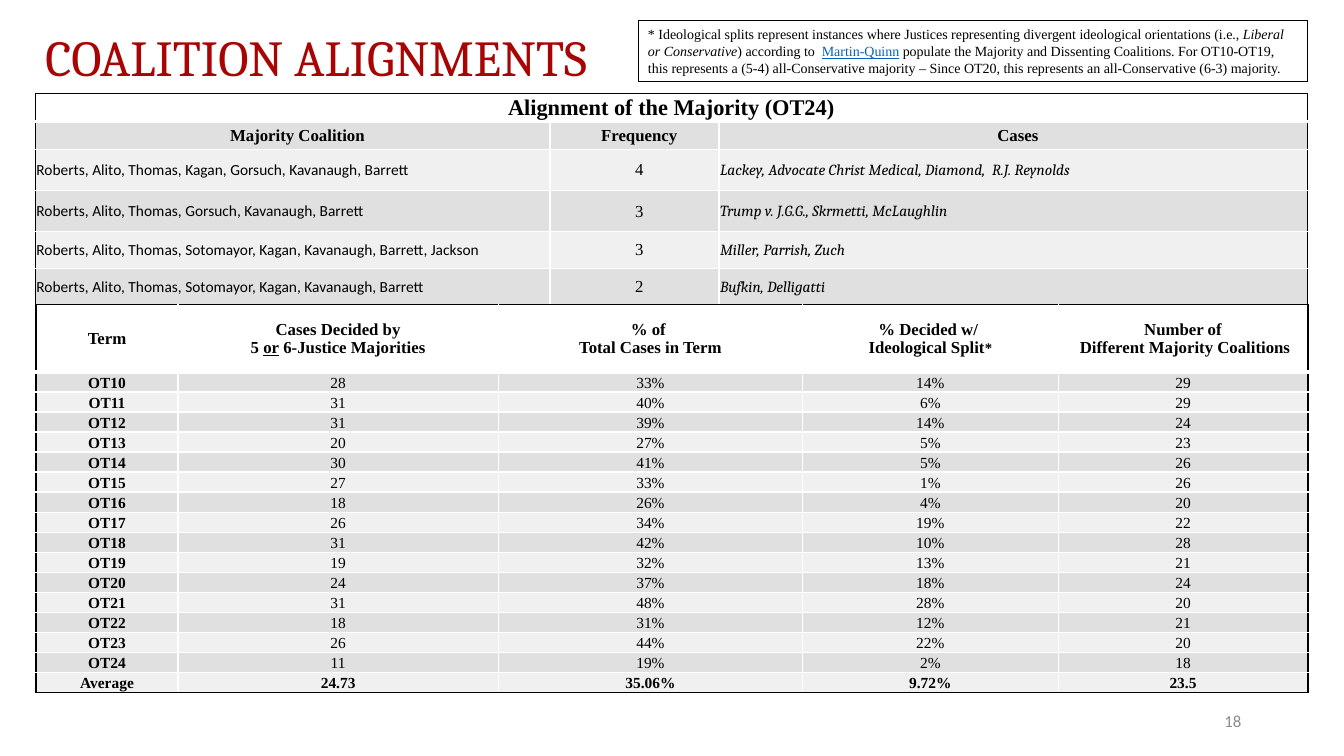
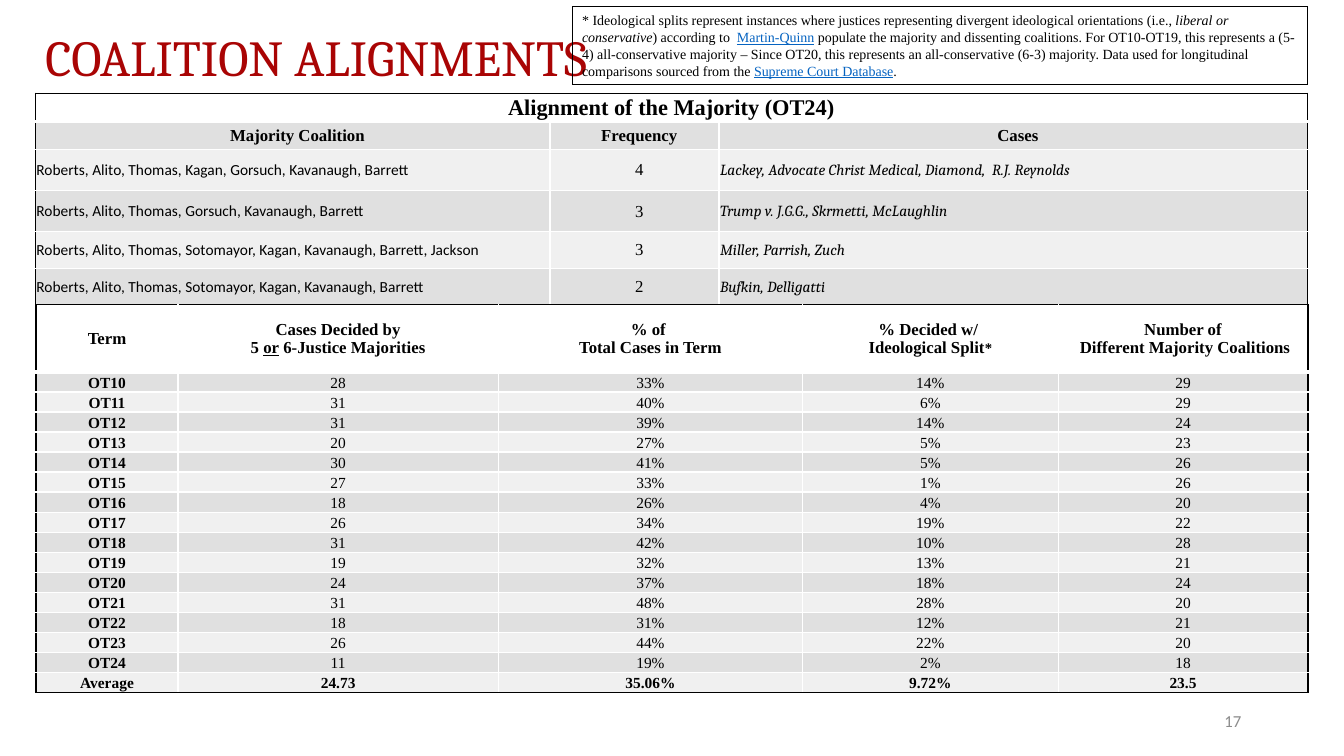
Before and after one commit to JakeTruscott/scotuswatch, a slide deck: slide 17 of Stat Reviews/OT24_StatReview/compilation/SCOTUSBlog/statpack_OT24.pptx (slide 18 before the commit). Drawn at 1344x756 pixels with LibreOffice and Linux fonts; fonts in the diff are those of the drawing. Boxes give left, top, right and bottom in pixels: in the first picture for what was removed or moved away, otherwise in the second. Text is boxed around its words. In the diff, an @@ line names an element or a change of style, - is before the commit and + after.

```diff
--- a/Stat Reviews/OT24_StatReview/compilation/SCOTUSBlog/statpack_OT24.pptx
+++ b/Stat Reviews/OT24_StatReview/compilation/SCOTUSBlog/statpack_OT24.pptx
@@ rectangle "* Ideological splits represent instances ...": place and size @@
-rectangle "* Ideological splits represent instances ..." at (638,20,1308,82)
+rectangle "* Ideological splits represent instances ..." at (573,7,1308,85)
@@ text in rectangle at (582,15,1294,79): text changed @@
-* Ideological splits represent instances where Justices representing divergent ideological orientations (i.e., Liberal or Conservative) according to Martin-Quinn populate the Majority and Dissenting Coalitions. For OT10-OT19, this represents a (5-4) all-Conservative majority – Since OT20, this represents an all-Conservative (6-3) majority.
+* Ideological splits represent instances where justices representing divergent ideological orientations (i.e., liberal or conservative) according to Martin-Quinn populate the majority and dissenting coalitions. For OT10-OT19, this represents a (5-4) all-conservative majority – Since OT20, this represents an all-conservative (6-3) majority. Data used for longitudinal comparisons sourced from the Supreme Court Database.
@@ page number at (1224,716,1241,727): text changed @@
-18
+17
```
Also in this commit, not shown: 20 other slides changed, 1 slide removed, 9 other files.
